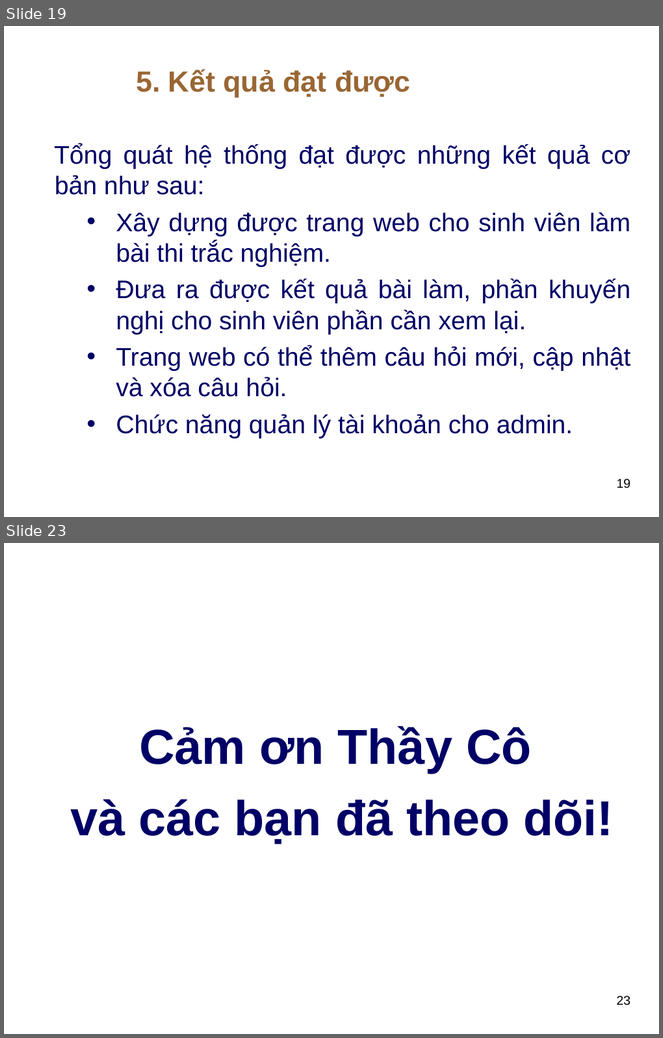
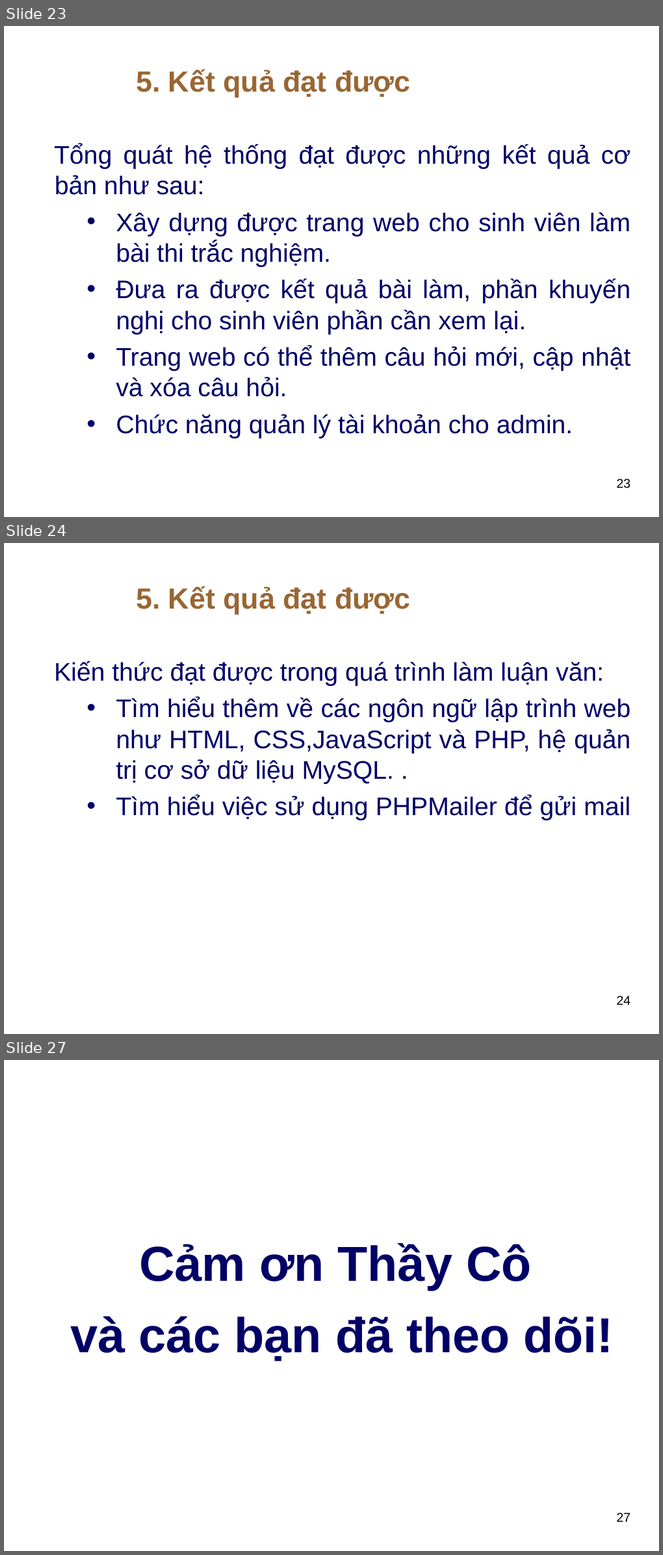
Before and after one commit to thuhuynh4393/testfrontend, a slide deck: Thu HUynh - SLide bao cao.ppt. Shown one above the other, each under a label of ours: slides 19 and 23 before the commit, slides 23, 24 and 27 after it; the slides between them are not shown. The pictures are 663x1038 and 663x1555 pixels, drawn with LibreOffice and Linux fonts; fonts in the diff are those of the drawing; background and template pictures are left out. Boxes give left, top, right and bottom in pixels: in the first picture for what was removed or moved away, otherwise in the second. Text is boxed around its words. In the diff, an @@ line names an element or a change of style, - is before the commit and + after.

```diff
--- a/Thu HUynh - SLide bao cao.ppt
+++ b/Thu HUynh - SLide bao cao.ppt
@@ slide 24 added at box(4, 543, 659, 1034), background picture (left out) @@
@@ title added at box(136, 586, 411, 615), 32 pt, text #996633, bold @@
+5. Kết quả đạt được
@@ text added at box(54, 661, 631, 821), 28 pt, text #000066 @@
+  Kiến thức đạt được trong quá trình làm luận văn:
+• Tìm hiểu thêm về các ngôn ngữ lập trình web như HTML, CSS,JavaScript và PHP, hệ quản trị cơ sở dữ liệu MySQL. .
+• Tìm hiểu việc sử dụng PHPMailer để gửi mail
@@ page number added at box(617, 996, 631, 1005), 14 pt, text #000000 @@
+24
@@ what was slide 19 is now slide 23 @@
@@ page number at box(617, 479, 631, 489): text changed @@
-19
+23
@@ what was slide 23 is now slide 27 @@
@@ page number at box(617, 1513, 631, 1522): text changed @@
-23
+27
```
Also in this commit, not shown: 12 slides changed, 6 other slides added, 3 slides removed.
